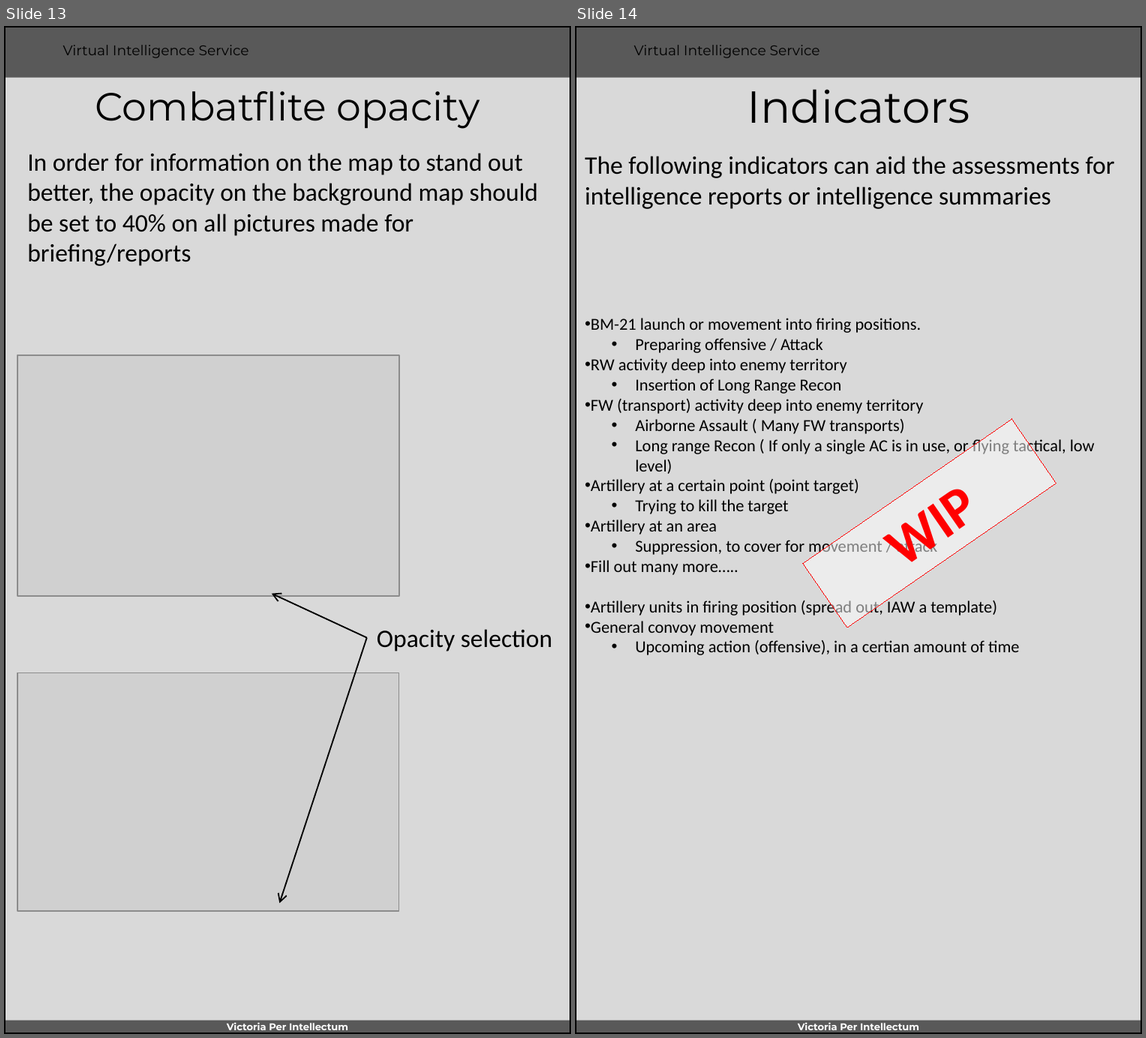
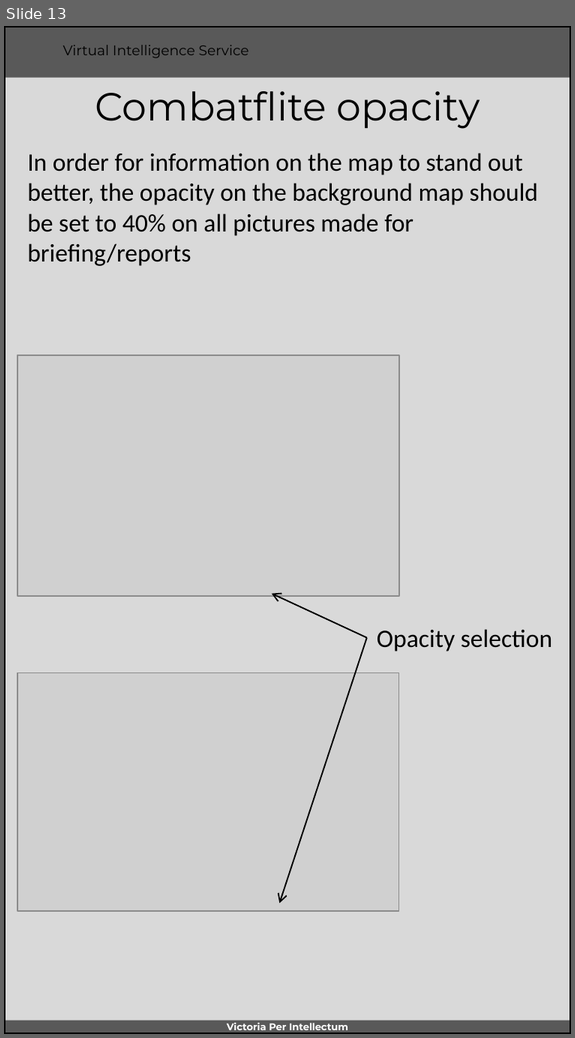
Before and after one commit to 132nd-vWing/VIS, a slide deck: VIS WORKSPACE/VIS Instructions.pptx. Shown side by side, each under a label of ours: slides 13 and 14 before the commit, slide 13 after it. The pictures are 1146x1038 and 575x1038 pixels, drawn with LibreOffice and Linux fonts; fonts in the diff are those of the drawing; grey boxes stand for pictures; background and template pictures are left out. Boxes give left, top, right and bottom in pixels: in the first picture for what was removed or moved away, otherwise in the second. Text is boxed around its words. In the diff, an @@ line names an element or a change of style, - is before the commit and + after.

```diff
--- a/VIS WORKSPACE/VIS Instructions.pptx
+++ b/VIS WORKSPACE/VIS Instructions.pptx
@@ slide 14 removed at (575, 26, 1142, 1034), background #D9D9D9; not listed: 5 template elements that a slide beside it also shows @@
@@ title removed at (747, 89, 970, 124) @@
-Indicators
@@ text removed at (585, 156, 1115, 209) @@
-The following indicators can aid the assessments for intelligence reports or intelligence summaries
@@ text removed at (591, 318, 1095, 655) @@
-• BM-21 launch or movement into firing positions.
-  • Preparing offensive / Attack
-• RW activity deep into enemy territory
-  • Insertion of Long Range Recon
-• FW (transport) activity deep into enemy territory
-  • Airborne Assault ( Many FW transports)
-  • Long range Recon ( If only a single AC is in use, or flying tactical, low level)
-• Artillery at a certain point (point target)
-  • Trying to kill the target
-• Artillery at an area
-  • Suppression, to cover for movement / attack
-• Fill out many more…..
-• Artillery units in firing position (spread out, IAW a template)
-• General convoy movement
-  • Upcoming action (offensive), in a certian amount of time
@@ rectangle removed at (804, 420, 1057, 628) @@
-WIP
```
Also in this commit, not shown: 6 slides changed, 6 other files.
